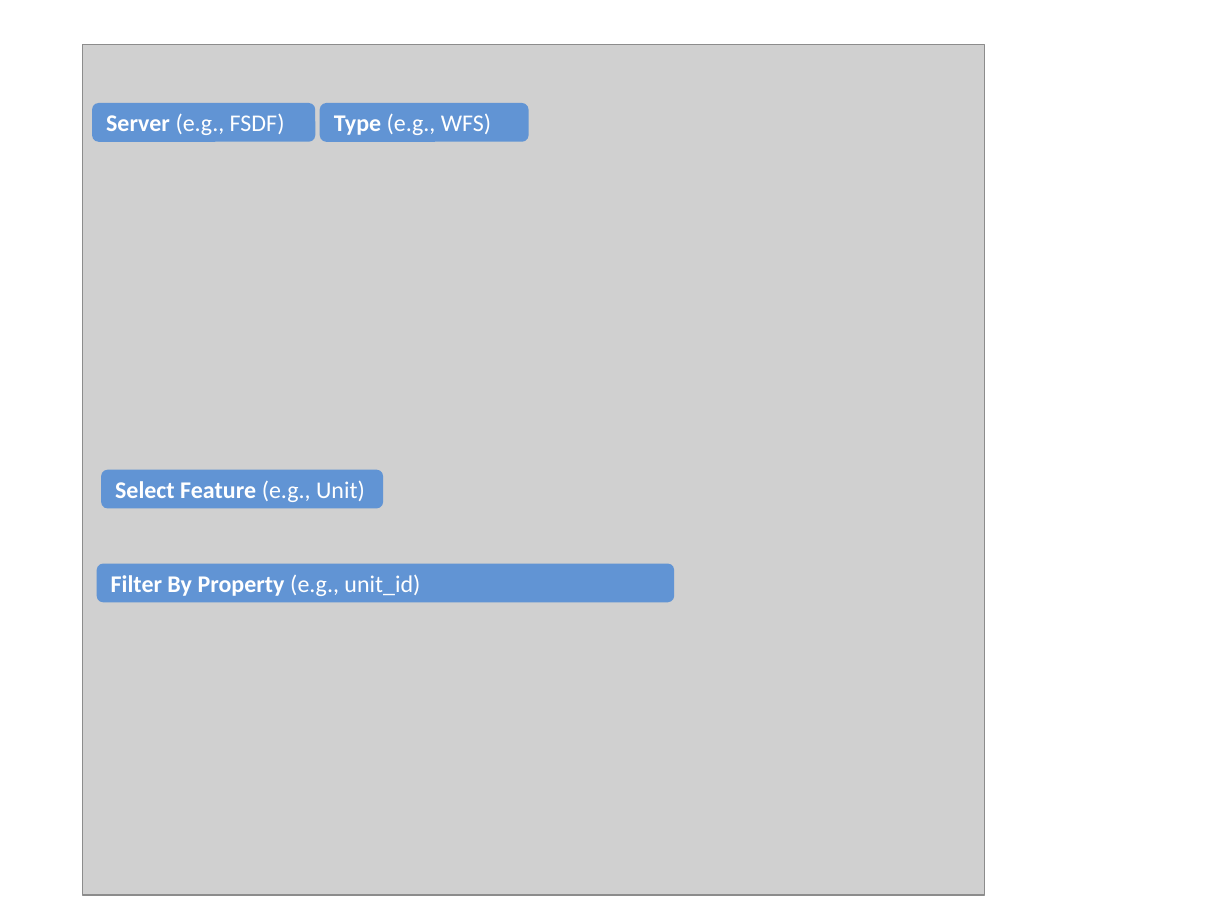
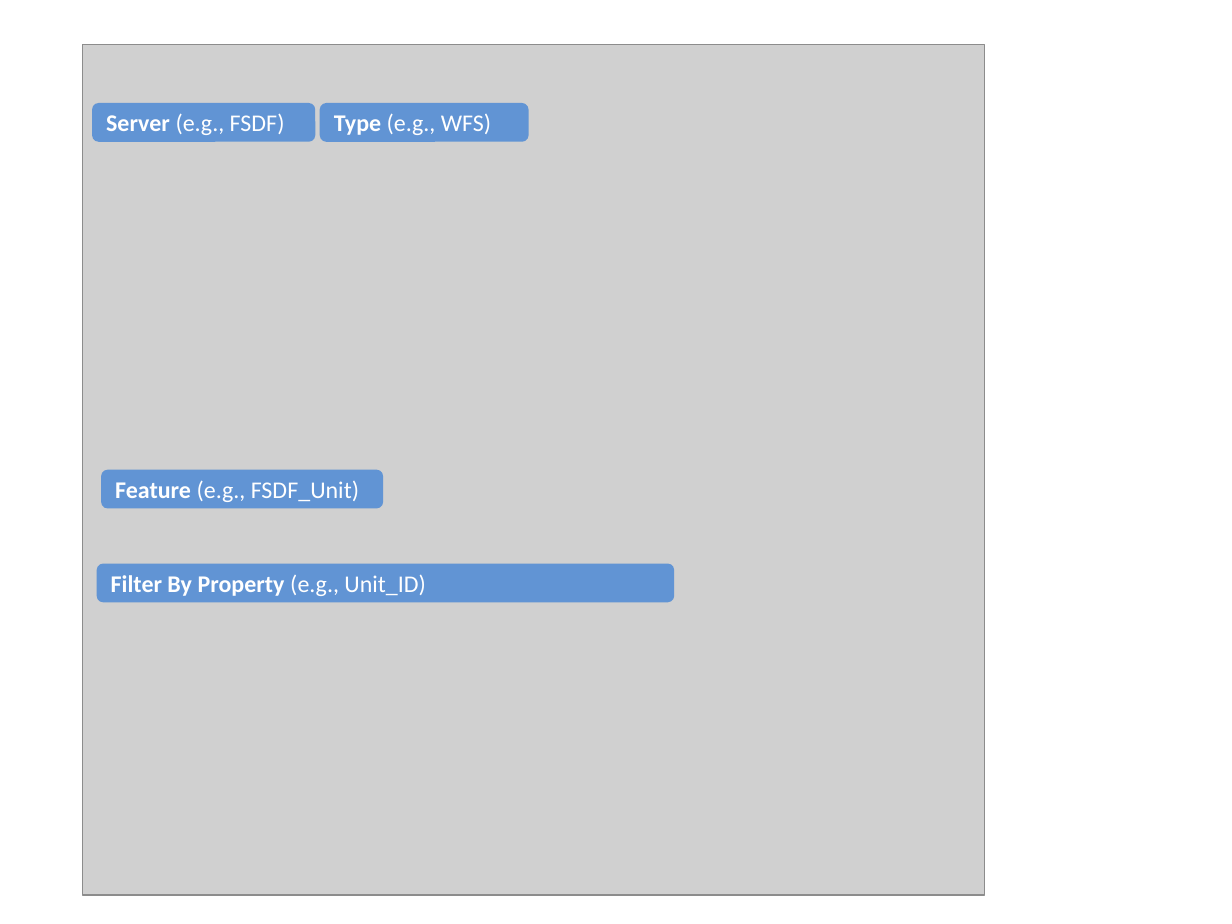
Before and after one commit to NICTA/fsdf-hackfest, a slide deck: slide 4 of assets/Hackfest - FSDF Overview.pptx. Drawn at 1232x924 pixels with LibreOffice and Linux fonts; fonts in the diff are those of the drawing; grey boxes stand for pictures. Boxes give left, top, right and bottom in pixels: in the first picture for what was removed or moved away, otherwise in the second. Text is boxed around its words. In the diff, an @@ line names an element or a change of style, - is before the commit and + after.

```diff
--- a/assets/Hackfest - FSDF Overview.pptx
+++ b/assets/Hackfest - FSDF Overview.pptx
@@ text in rounded rectangle at (115, 480, 359, 502): text changed; bold off @@
-Select Feature (e.g., Unit)
+Feature (e.g., FSDF_Unit)
@@ text in rounded rectangle at (111, 574, 426, 596): text changed @@
-Filter By Property (e.g., unit_id)
+Filter By Property (e.g., Unit_ID)
```
Also in this commit, not shown: 1 other slide changed, 2 other files.
